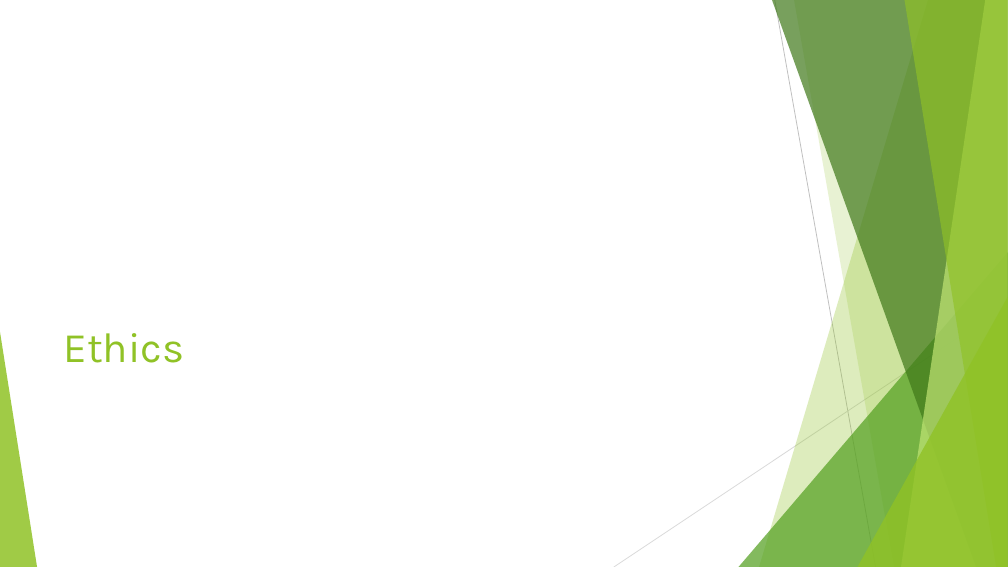
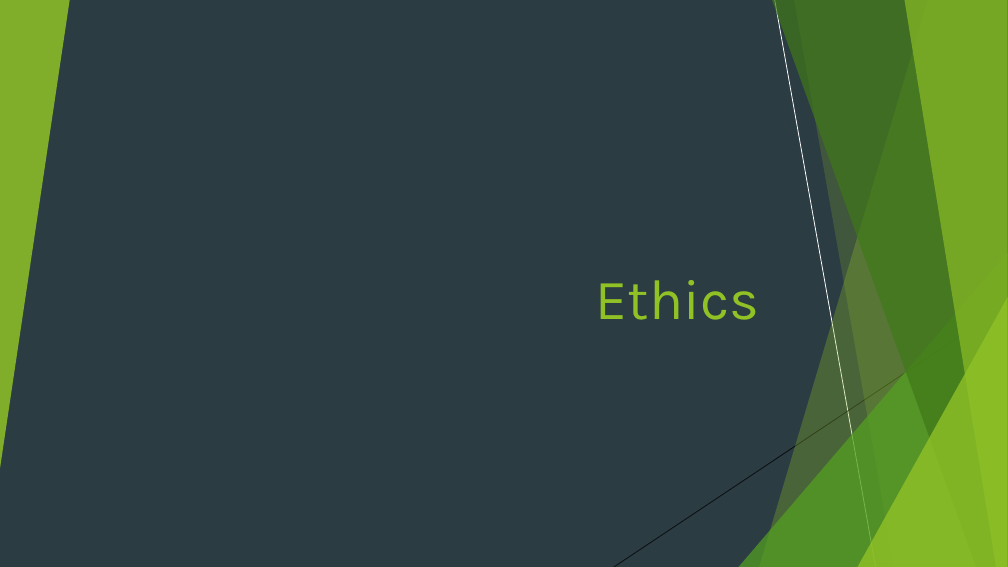
Before and after one commit to ddaniel2024/Project-3, a slide deck: slide 34 of powerpoint.pptx (slide 20 before the commit). Drawn at 1008x567 pixels with LibreOffice and Linux fonts; fonts in the diff are those of the drawing. Boxes give left, top, right and bottom in pixels: in the first picture for what was removed or moved away, otherwise in the second. Text is boxed around its words. In the diff, an @@ line names an element or a change of style, - is before the commit and + after.

Commit message:
adding presentation, adding about html, minor formatting changes;

```diff
--- a/powerpoint.pptx
+++ b/powerpoint.pptx
@@ background #FFFFFF to #2C3C43 @@
@@ group added at (x1=0, y1=0, x2=1008, y2=567): 5 freeform shapes, 3 triangles, 2 lines @@
@@ rectangle added at (x1=0, y1=0, x2=1008, y2=567), fill #2C3C43 @@
@@ group added at (x1=0, y1=0, x2=1008, y2=567): 4 freeform shapes, 3 triangles, 2 lines @@
@@ line removed from (775, 0) to (876, 567) @@
@@ title "Ethics" moved from (x1=64, y1=333, x2=185, y2=363) to (x1=596, y1=280, x2=759, y2=320) @@
@@ title "Ethics" at (x1=596, y1=280, x2=759, y2=320): size 40 to 54 pt; alignment left to right @@
@@ line removed from (1008, 305) to (614, 567) @@
```
Also in this commit, not shown: 7 other slides changed, 28 slides added, 15 slides removed, 7 other files.
